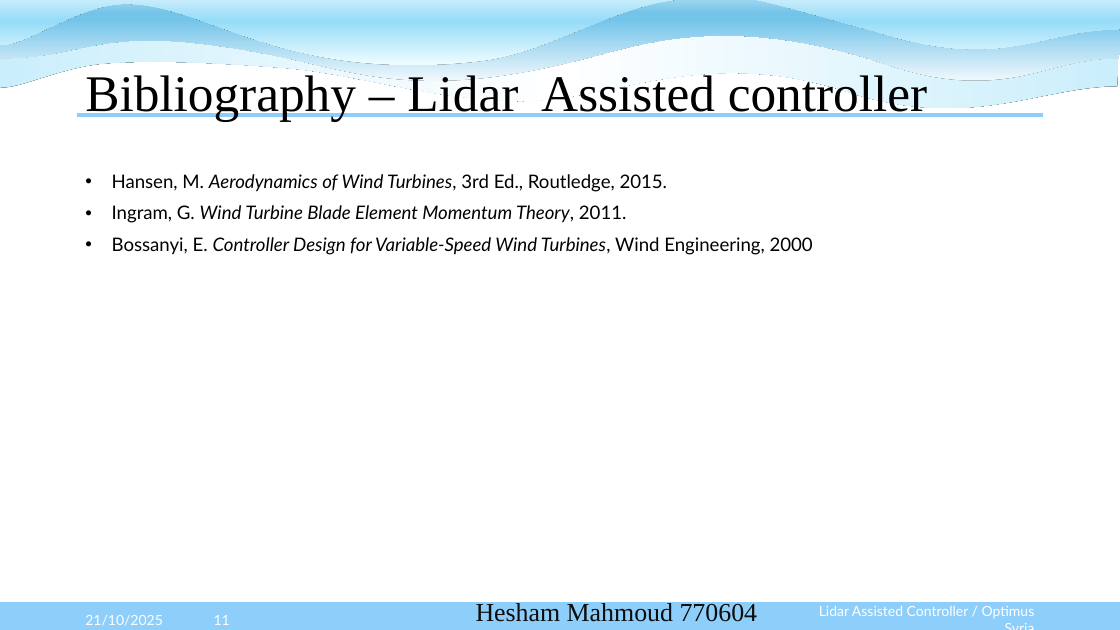
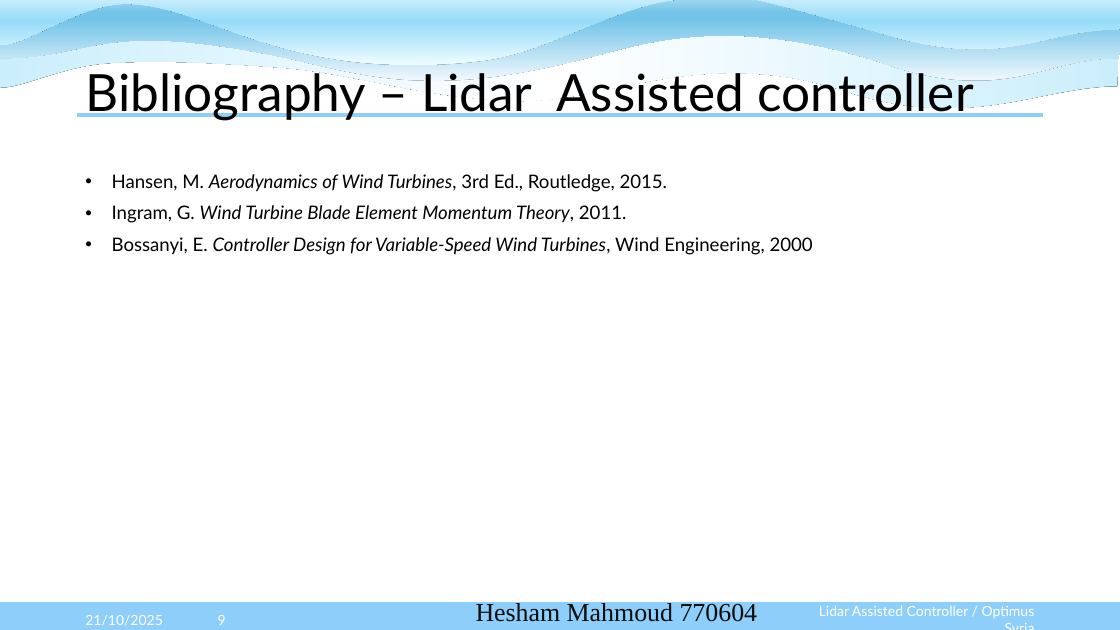
Before and after one commit to Karim-bakhtyar/Optimus-Syria-WEC, a slide deck: slide 9 of 3_Presentations/week 4/Week4 Lidar assisted control.pptx (slide 11 before the commit). Drawn at 1120x630 pixels with LibreOffice and Linux fonts; fonts in the diff are those of the drawing. Boxes give left, top, right and bottom in pixels: in the first picture for what was removed or moved away, otherwise in the second. Text is boxed around its words. In the diff, an @@ line names an element or a change of style, - is before the commit and + after.

```diff
--- a/3_Presentations/week 4/Week4 Lidar assisted control.pptx
+++ b/3_Presentations/week 4/Week4 Lidar assisted control.pptx
@@ title "Bibliography – Lidar Assisted controller" at <box>85,66,974,120</box>: font Times New Roman to Lato @@
@@ page number at <box>218,615,226,625</box>: text changed @@
-11
+9
```
Also in this commit, not shown: 1 other slide changed, 5 slides added, 7 slides removed.
